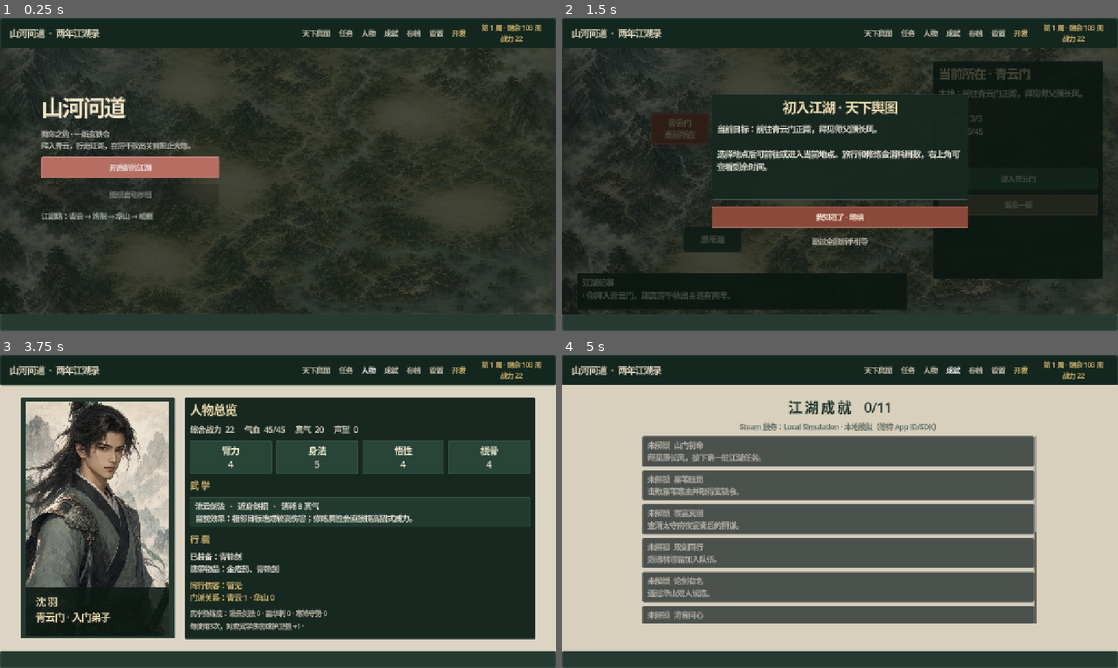
Above: before the commit, frames 1-4 (two rows, left to right).
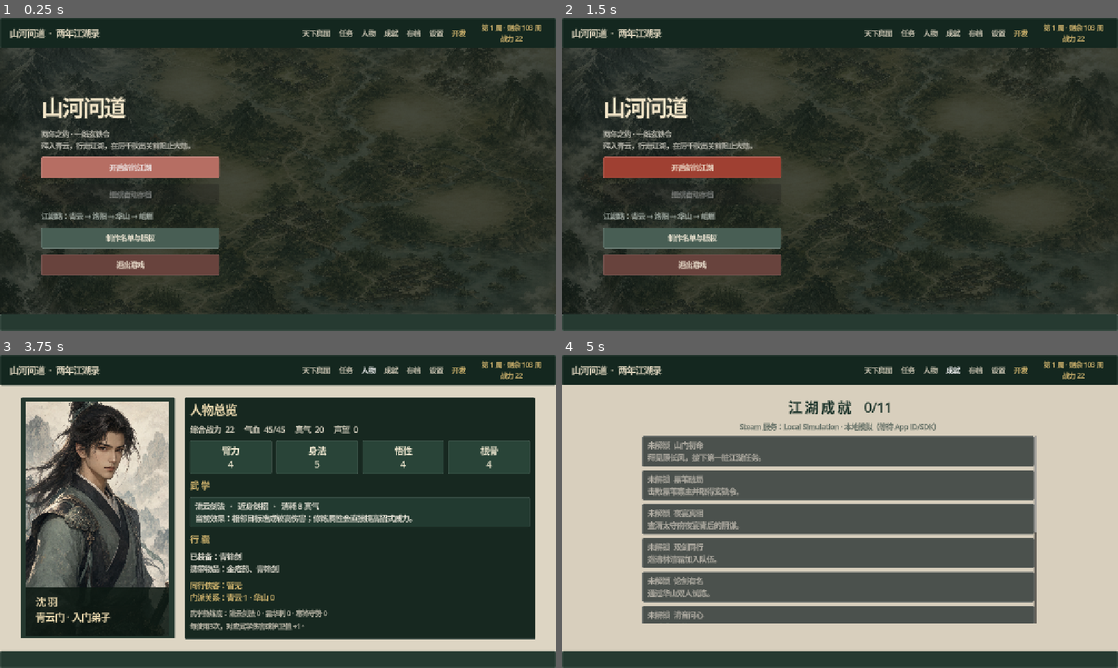
Above: after the commit, the same moments.

Repository: zijiangao/shanhe-wendao
Game: Godot game, scene res://scenes/main.tscn
Same seed, same stepped clock (60 frames per second), same inputs: the game is played once before the commit and once after it.
Inputs (mouse positions are in pixels of both pictures, inside the frame that each line leads up to):
- Up to frame 1 (0.25 s): no input
- Up to frame 2 (1.5 s): click (689, 237) at 0.5 s, where only the run after the commit has a clickable "制作名单与版权"; click "开启新的江湖" (after the commit: "返回") at 1.25 s
- Up to frame 3 (3.75 s): click "天下舆图" at 2 s; click "任务" at 2.75 s; click "人物" at 3.5 s
- Up to frame 4 (5 s): click "成就" at 4.25 s

The runs differ from the first frame. In frame 1, 4.2% of the frame differs, in the area x 7-40%, y 67-83%; in frame 2, 35%, in the area x 2-98%, y 13-94%; in frame 3, less than 0.1%; in frame 4, less than 0.1%.

Commit message:
Add release credits and asset provenance

Diff:
--- /dev/null
+++ b/godot/data/credits.json
@@ -0,0 +1,46 @@
+{
+  "version": 1,
+  "sections": [
+    {
+      "id": "production",
+      "title": "制作",
+      "lines": [
+        "设计、叙事、程序与美术指导：山河问道独立开发项目",
+        "开发协作与质量验证：OpenAI Codex"
+      ]
+    },
+    {
+      "id": "art",
+      "title": "视觉美术",
+      "lines": [
+        "本作场景、人物与战斗位图均为项目原创资产。",
+        "部分位图在人工美术指导下使用 OpenAI 图像生成工具制作，并经过筛选、接入与游戏内验证。",
+        "完整逐文件来源记录见仓库 ASSET_PROVENANCE.md。"
+      ]
+    },
+    {
+      "id": "audio",
+      "title": "声音",
+      "lines": [
+        "环境声与战斗提示音由游戏内程序化合成器实时生成。",
+        "当前版本未包含外部授权音乐或第三方音效包。"
+      ]
+    },
+    {
+      "id": "technology",
+      "title": "技术与许可",
+      "lines": [
+        "使用 Godot Engine 4.7.1 制作。Godot Engine 依据 MIT License 授权。",
+        "Godot 名称与标识属于各自权利人；本项目与 Godot Foundation 无隶属或背书关系。",
+        "完整第三方许可文本见仓库 THIRD_PARTY_NOTICES.md。"
+      ]
+    },
+    {
+      "id": "thanks",
+      "title": "特别感谢",
+      "lines": [
+        "感谢每一位试玩、反馈并陪伴《山河问道》走向正式版本的玩家。"
+      ]
+    }
+  ]
+}
--- a/godot/main.gd
+++ b/godot/main.gd
@@ -19,6 +19,7 @@
 const TUTORIAL_RULES := preload("res://scripts/ui/tutorial_rules.gd")
 const DEMO_POLICY := preload("res://scripts/release/demo_policy.gd")
 const DIFFICULTY_RULES := preload("res://scripts/battle/difficulty_rules.gd")
+const CREDITS_PATH := "res://data/credits.json"
 
 var screen: String = "menu"
 var previous_screen: String = "menu"
@@ -50,6 +51,13 @@
 	var arguments := OS.get_cmdline_user_args()
 	var expected_demo := "--verify-demo-build" in arguments
 	var expected_full := "--verify-full-build" in arguments
+	var verify_credits := "--verify-release-credits" in arguments
+	if verify_credits:
+		var credits_valid := FileAccess.file_exists(CREDITS_PATH) and FileAccess.file_exists("res://ASSET_PROVENANCE.md") and FileAccess.file_exists("res://THIRD_PARTY_NOTICES.md")
+		if not credits_valid:
+			push_error("Release credits or legal notices are missing from the package.")
+		get_tree().quit(0 if credits_valid else 3)
+		return true
 	if not expected_demo and not expected_full:
 		return false
 	var valid := DEMO_POLICY.is_demo_build() if expected_demo else not DEMO_POLICY.is_demo_build()
@@ -185,6 +193,12 @@
 	hint.text = "试玩章：青云门 → 黑苇渡 → 黑苇寨之战" if DEMO_POLICY.is_demo_build() else "江湖路：青云 → 洛阳 → 华山 → 峨眉"
 	hint.add_theme_color_override("font_color", Color("#aeb8b0"))
 	panel.add_child(hint)
+	var credits_button := _action_button("制作名单与版权", Color("#485e54"))
+	credits_button.pressed.connect(_switch_screen.bind("credits"))
+	panel.add_child(credits_button)
+	var quit_button := _action_button("退出游戏", Color("#68433d"))
+	quit_button.pressed.connect(func(): get_tree().quit())
+	panel.add_child(quit_button)
 	_update_status()
 	call_deferred("_focus_first_content_control")
 
@@ -213,6 +227,7 @@
 		"save": _show_saves()
 		"settings": _show_settings()
 		"achievements": _show_achievements()
+		"credits": _show_credits()
 		"battle": _show_battle()
 		"victory": _show_victory()
 		"defeat": _show_defeat()
@@ -741,6 +756,65 @@
 		entry.add_theme_color_override("font_color", Color("#f2dfb3") if unlocked else Color("#b9b4aa"))
 		entry.add_theme_stylebox_override("normal", _box(Color("#294438") if unlocked else Color("#4b514d")))
 		list.add_child(entry)
+
+func _show_credits() -> void:
+	_clear_content()
+	var art := TextureRect.new()
+	art.texture = QINGYUN_TEXTURE
+	art.expand_mode = TextureRect.EXPAND_IGNORE_SIZE
+	art.stretch_mode = TextureRect.STRETCH_KEEP_ASPECT_COVERED
+	art.set_anchors_and_offsets_preset(Control.PRESET_FULL_RECT)
+	content.add_child(art)
+	var shade := ColorRect.new()
+	shade.color = Color("#08130de8")
+	shade.set_anchors_and_offsets_preset(Control.PRESET_FULL_RECT)
+	content.add_child(shade)
+	var panel := VBoxContainer.new()
+	panel.position = Vector2(210, 24)
+	panel.size = Vector2(860, 525)
+	panel.add_theme_constant_override("separation", 10)
+	content.add_child(panel)
+	var title := Label.new()
+	title.text = "制 作 名 单 与 版 权"
+	title.horizontal_alignment = HORIZONTAL_ALIGNMENT_CENTER
+	title.add_theme_font_size_override("font_size", 34)
+	title.add_theme_color_override("font_color", Color("#f2dfb3"))
+	panel.add_child(title)
+	var version := Label.new()
+	version.text = "《山河问道》 · Windows 0.11.0 · Godot 4.7.1"
+	version.horizontal_alignment = HORIZONTAL_ALIGNMENT_CENTER
+	version.add_theme_color_override("font_color", Color("#c9c7bc"))
+	panel.add_child(version)
+	var scroll := ScrollContainer.new()
+	scroll.size_flags_vertical = Control.SIZE_EXPAND_FILL
+	panel.add_child(scroll)
+	var list := VBoxContainer.new()
+	list.size_flags_horizontal = Control.SIZE_EXPAND_FILL
+	list.add_theme_constant_override("separation", 12)
+	scroll.add_child(list)
+	for section in _credit_sections():
+		var heading := Label.new()
+		heading.text = str(section.get("title", ""))
+		heading.add_theme_font_size_override("font_size", 21)
+		heading.add_theme_color_override("font_color", Color("#dfbf74"))
+		list.add_child(heading)
+		var body := Label.new()
+		body.text = "\n".join(PackedStringArray(section.get("lines", [])))
+		body.autowrap_mode = TextServer.AUTOWRAP_WORD_SMART
+		body.add_theme_font_size_override("font_size", 16)
+		body.add_theme_color_override("font_color", Color("#eee5d3"))
+		body.add_theme_stylebox_override("normal", _box(Color("#17382ecc")))
+		list.add_child(body)
+	var back := _action_button("返回", Color("#806c4f"))
+	back.pressed.connect(func(): screen = previous_screen if previous_screen != "credits" else "menu"; _rebuild())
+	panel.add_child(back)
+
+func _credit_sections() -> Array:
+	if not FileAccess.file_exists(CREDITS_PATH):
+		return [{"title": "版权信息不可用", "lines": ["credits.json 未被正确打包。"]}]
+	var file := FileAccess.open(CREDITS_PATH, FileAccess.READ)
+	var parsed = JSON.parse_string(file.get_as_text())
+	return parsed.get("sections", []) if typeof(parsed) == TYPE_DICTIONARY else []
 
 func _quest_objective() -> String:
 	return {
--- a/godot/scripts/ui/navigation_rules.gd
+++ b/godot/scripts/ui/navigation_rules.gd
@@ -1,7 +1,7 @@
 class_name NavigationRules
 extends RefCounted
 
-const OVERLAY_SCREENS := ["quests", "character", "achievements", "save", "settings", "dev"]
+const OVERLAY_SCREENS := ["quests", "character", "achievements", "save", "settings", "credits", "dev"]
 
 static func back_action(screen: String, previous_screen: String = "map") -> Dictionary:
 	if screen in ["battle", "dialogue", "choice", "defeat"]:
--- a/godot/tests/test_navigation_rules.gd
+++ b/godot/tests/test_navigation_rules.gd
@@ -7,6 +7,7 @@
 	assert(str(RULES.back_action("location").target) == "map", "Back from a location should return to the world map.")
 	assert(str(RULES.back_action("map").target) == "menu", "Back from the world map should return to the main menu.")
 	assert(str(RULES.back_action("settings", "menu").target) == "menu", "Settings should return to the screen that opened it.")
+	assert(str(RULES.back_action("credits", "menu").target) == "menu", "Credits should return to the screen that opened them.")
 	assert(str(RULES.back_action("save", "location").target) == "location", "Overlay screens should remember their origin.")
 	assert(not bool(RULES.back_action("battle").allowed), "Back must not abandon an active battle.")
 	assert(not bool(RULES.back_action("dialogue").allowed), "Back must not skip mandatory dialogue.")
--- /dev/null
+++ b/godot/tests/test_release_credits.gd
@@ -0,0 +1,19 @@
+extends SceneTree
+
+const CREDITS_PATH := "res://data/credits.json"
+
+func _initialize() -> void:
+	assert(FileAccess.file_exists(CREDITS_PATH), "The shipping credits manifest must exist.")
+	var file := FileAccess.open(CREDITS_PATH, FileAccess.READ)
+	var parsed = JSON.parse_string(file.get_as_text())
+	assert(typeof(parsed) == TYPE_DICTIONARY and int(parsed.get("version", 0)) >= 1, "Credits must be valid versioned JSON.")
+	var ids: Dictionary = {}
+	for section in parsed.get("sections", []):
+		ids[str(section.get("id", ""))] = true
+		assert(not str(section.get("title", "")).is_empty() and not section.get("lines", []).is_empty(), "Every credits section needs a visible title and content.")
+	for required in ["production", "art", "audio", "technology", "thanks"]:
+		assert(ids.has(required), "Credits must include the %s section." % required)
+	assert(FileAccess.file_exists("res://ASSET_PROVENANCE.md"), "Release review requires an asset provenance register.")
+	assert(FileAccess.file_exists("res://THIRD_PARTY_NOTICES.md"), "Release review requires third-party notices.")
+	print("Release credits tests passed.")
+	quit()
Not shown, changed: godot/export_presets.cfg
Not shown, added: godot/tests/test_release_credits.gd.uid
Not shown, added: godot/ASSET_PROVENANCE.md
Not shown, changed: godot/BUILDING.md
Not shown, added: godot/THIRD_PARTY_NOTICES.md
